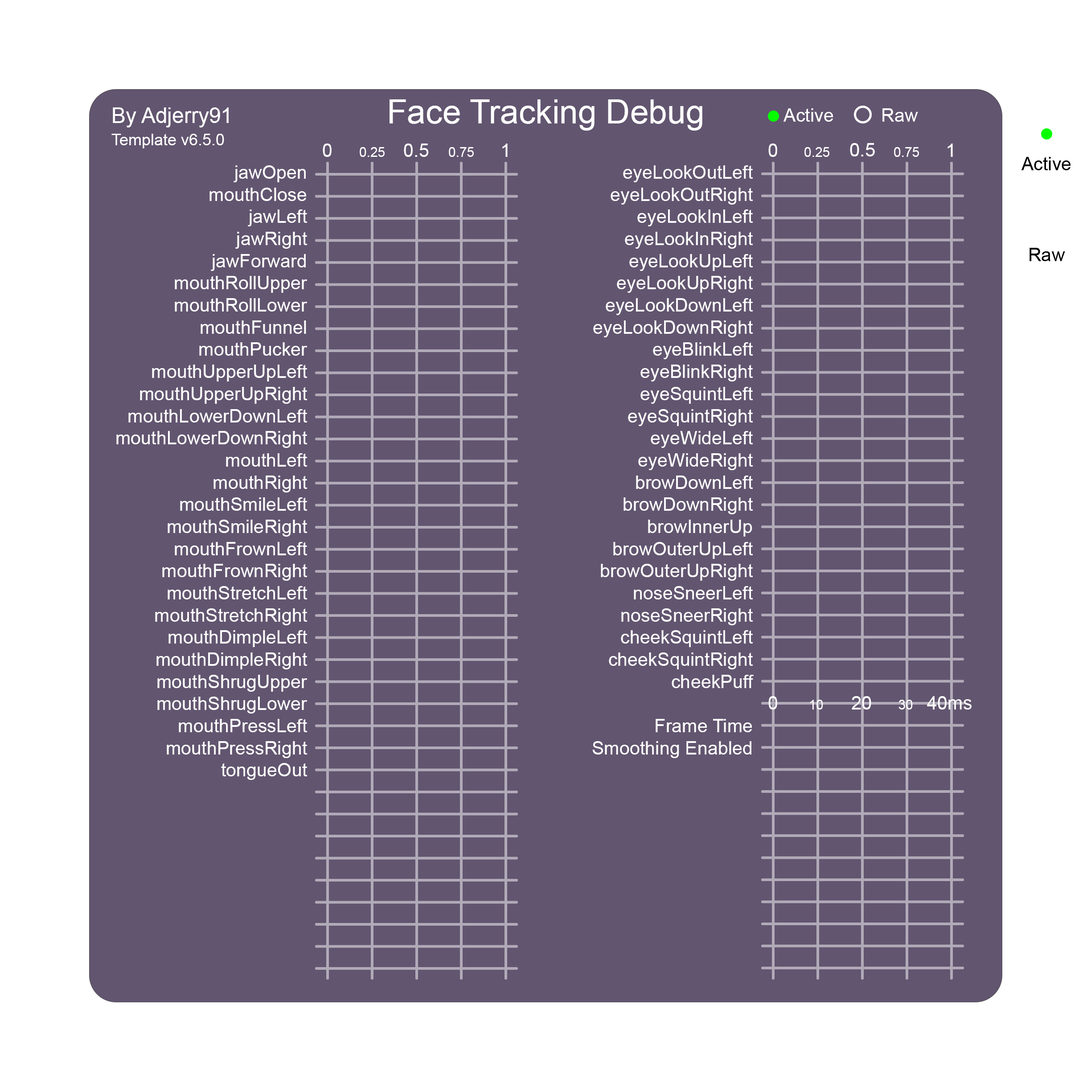
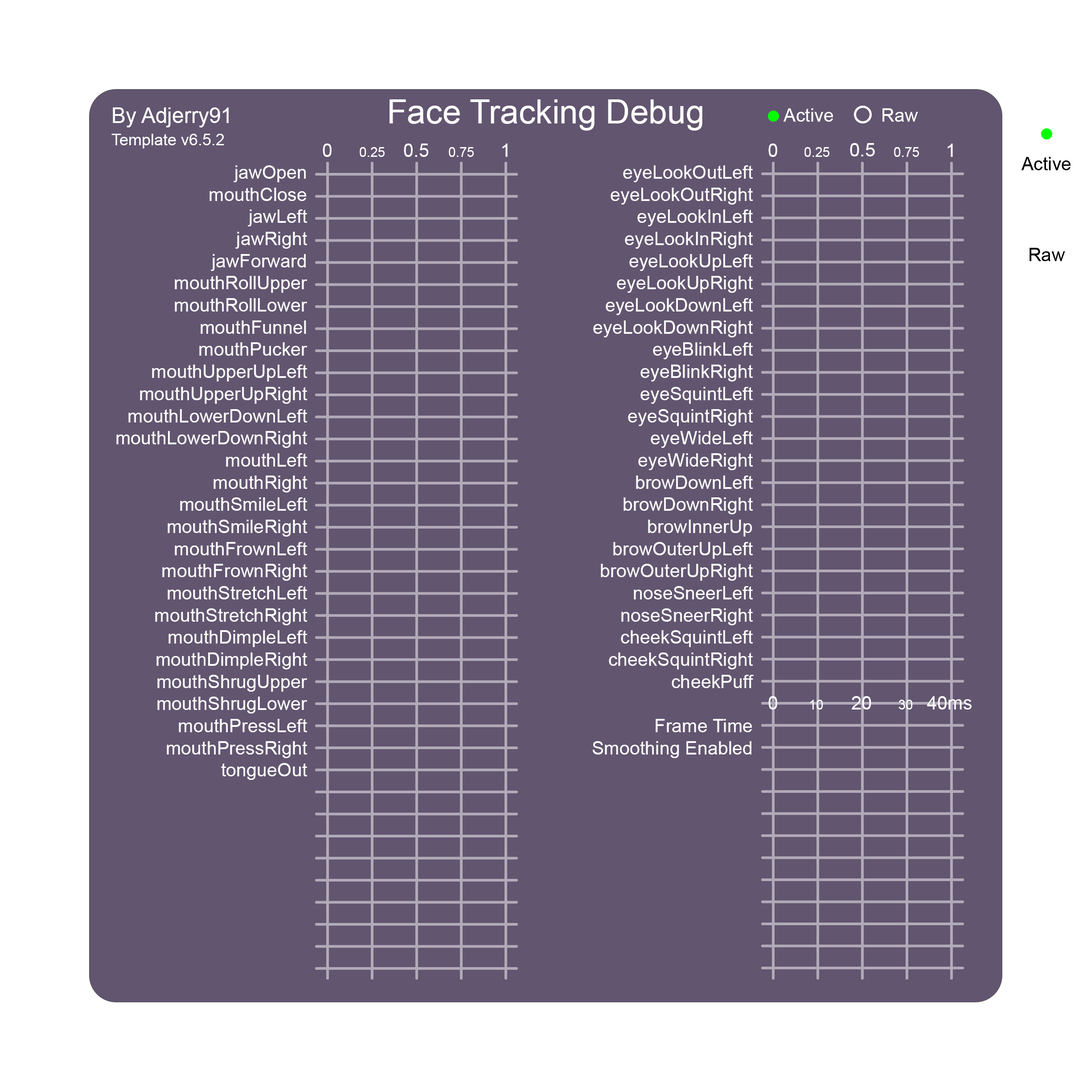
Revision of a layered 1091px x 1091px image; what changed, layer by layer:
painted on "Template Version" over (216, 133, 225, 146)
